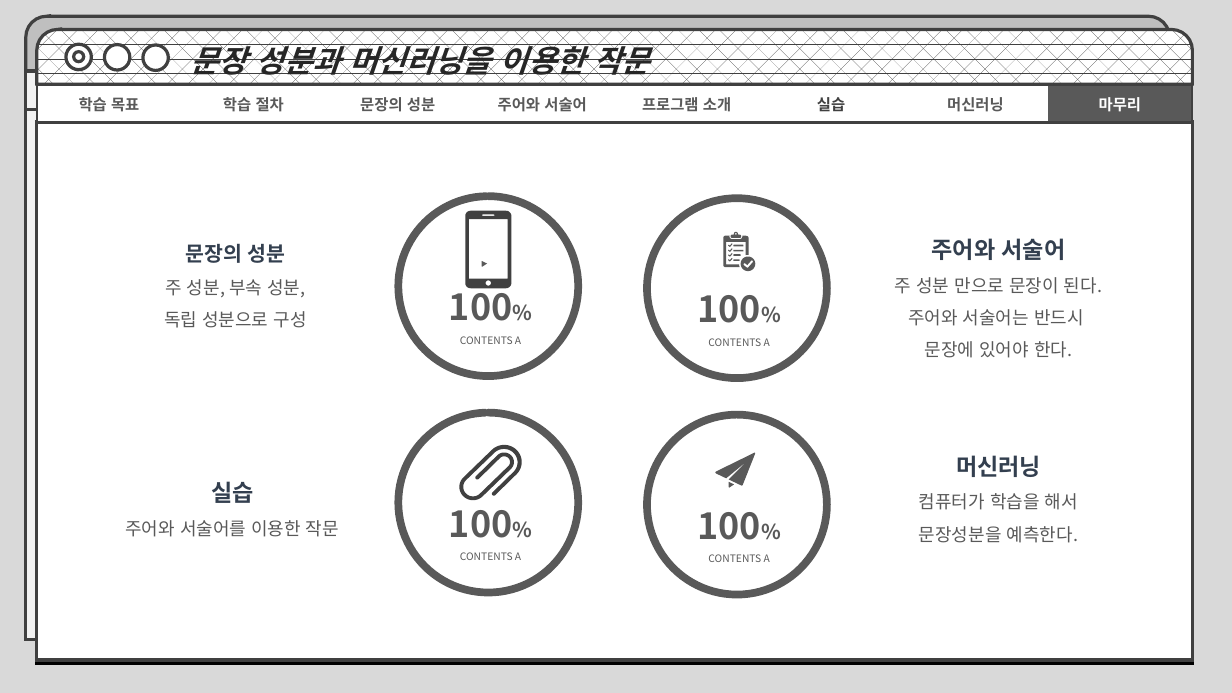
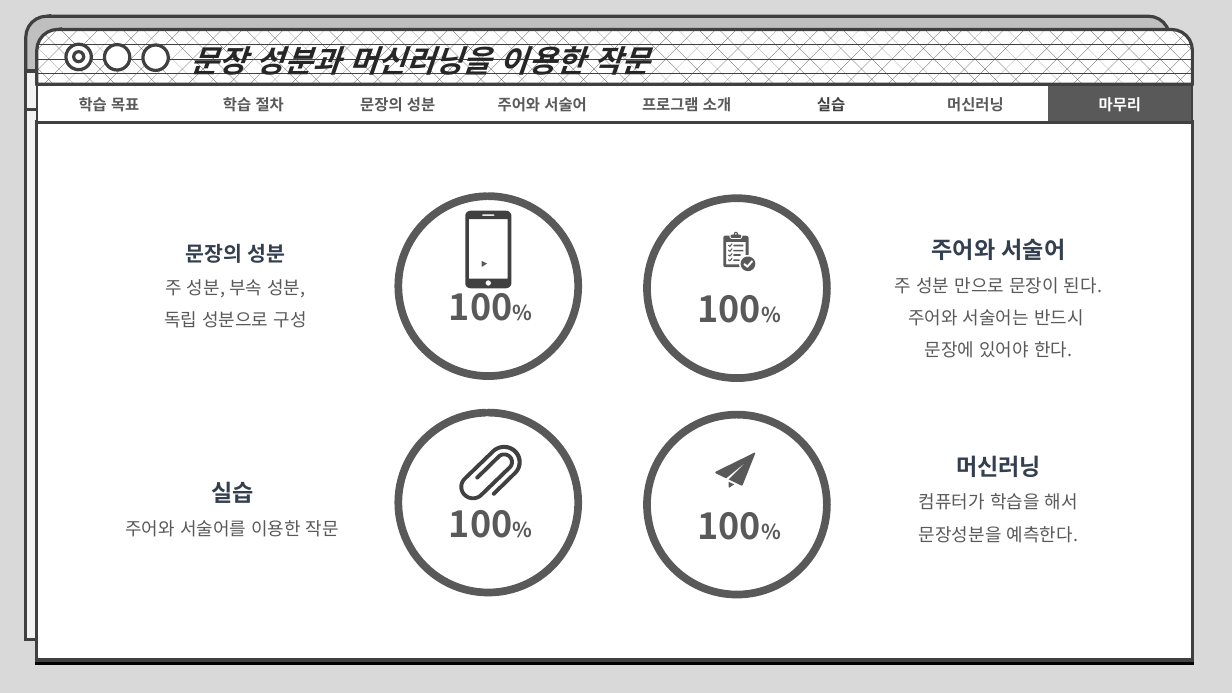
Before and after one commit to MachineLearningPython/E.Korean-Subject-and-Predicate, a slide deck: slide 23 of 문장의 성분과 머신러닝을 통한 작문.pptx. Drawn at 1232x693 pixels with LibreOffice and Linux fonts; fonts in the diff are those of the drawing. Boxes give left, top, right and bottom in pixels: in the first picture for what was removed or moved away, otherwise in the second. Text is boxed around its words. In the diff, an @@ line names an element or a change of style, - is before the commit and + after.

```diff
--- a/문장의 성분과 머신러닝을 통한 작문.pptx
+++ b/문장의 성분과 머신러닝을 통한 작문.pptx
@@ text at (x1=460, y1=336, x2=521, y2=344): paragraph removed @@
-CONTENTS A
@@ text at (x1=708, y1=338, x2=770, y2=346): paragraph removed @@
-CONTENTS A
@@ text at (x1=460, y1=552, x2=521, y2=560): paragraph removed @@
-CONTENTS A
@@ text at (x1=708, y1=554, x2=770, y2=562): paragraph removed @@
-CONTENTS A
```
Also in this commit, not shown: 4 other slides changed.
